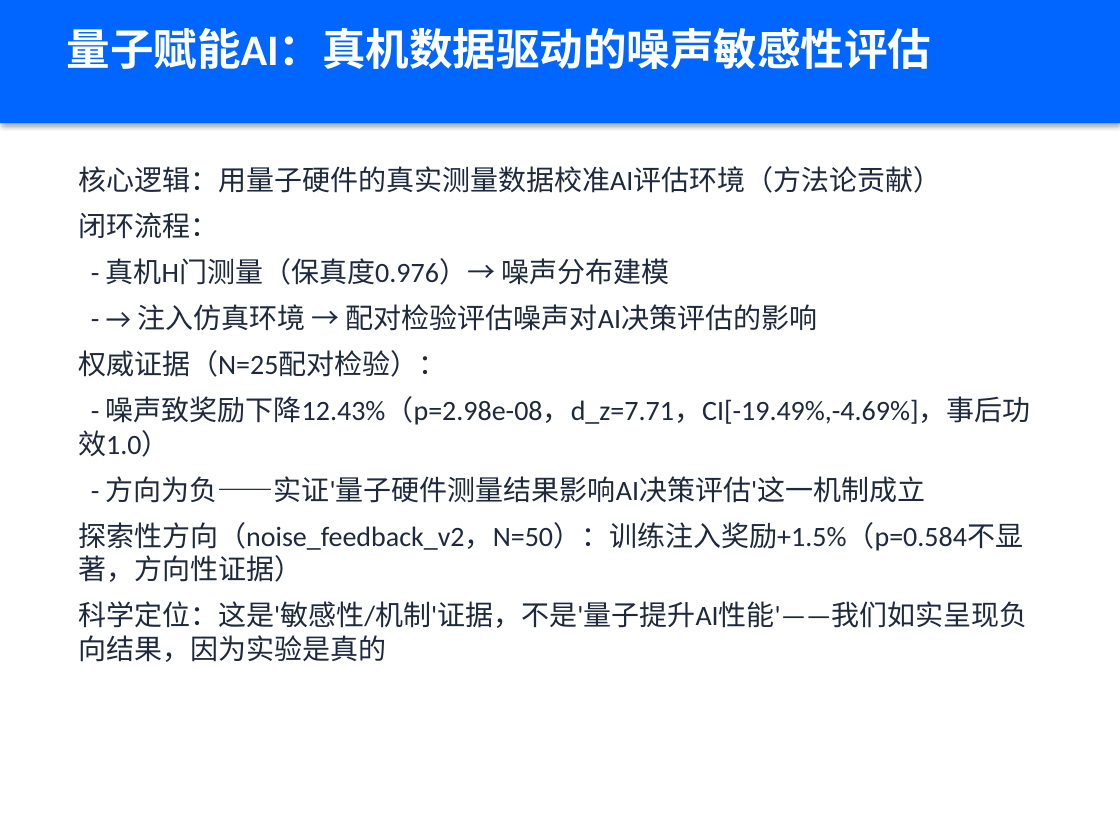
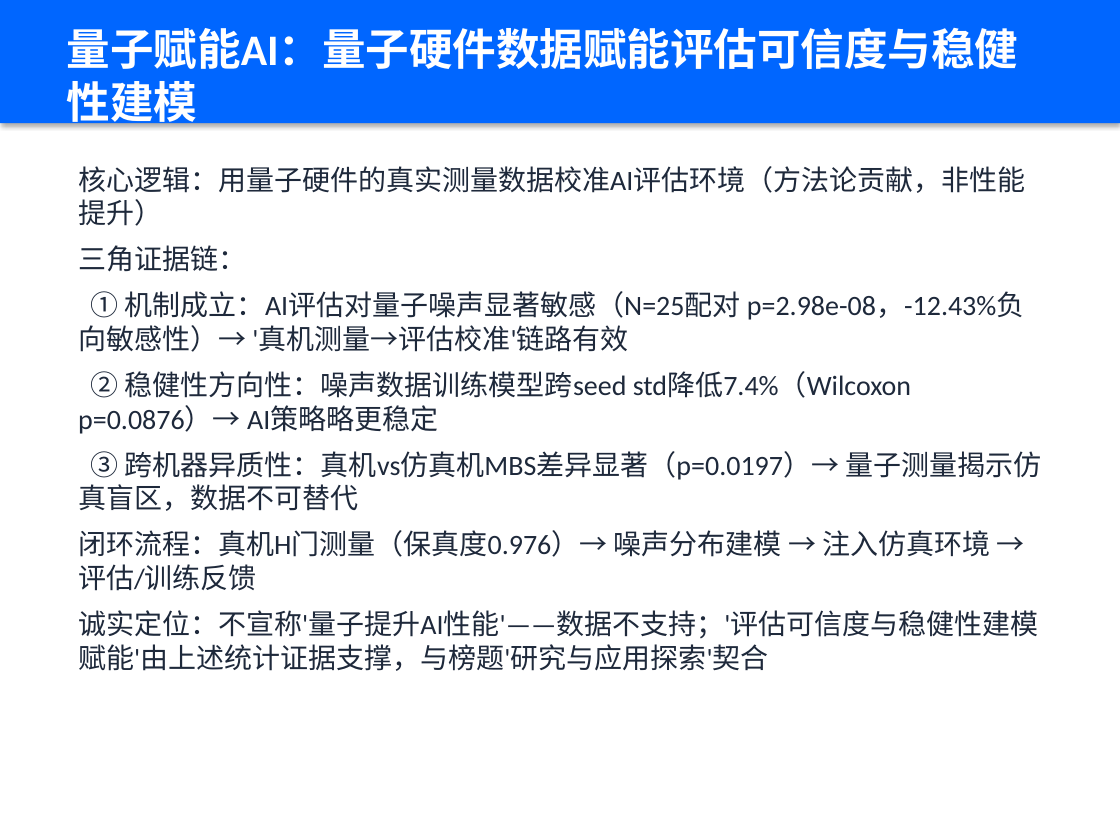
Before and after one commit to xiabai2008/quantum-rl-scheduler, a slide deck: slide 8 of deliverable_models/答辩PPT.pptx. Drawn at 1120x840 pixels with LibreOffice and Linux fonts; fonts in the diff are those of the drawing. Boxes give left, top, right and bottom in pixels: in the first picture for what was removed or moved away, otherwise in the second. Text is boxed around its words. In the diff, an @@ line names an element or a change of style, - is before the commit and + after.

Commit message:
feat: 量子→AI论证重构 - 三角证据链(机制p=2.98e-08/稳健性std-7.4%p=0.0876/跨机器p=0.0197)定位评估可信度赋能 + 噪声训练稳定性报告

```diff
--- a/deliverable_models/答辩PPT.pptx
+++ b/deliverable_models/答辩PPT.pptx
@@ text at box(67, 28, 1018, 129): text changed @@
-量子赋能AI：真机数据驱动的噪声敏感性评估
+量子赋能AI：量子硬件数据赋能评估可信度与稳健性建模
@@ text at box(78, 166, 1041, 671): text changed @@
-核心逻辑：用量子硬件的真实测量数据校准AI评估环境（方法论贡献）
-闭环流程：
-- 真机H门测量（保真度0.976）→ 噪声分布建模
-- → 注入仿真环境 → 配对检验评估噪声对AI决策评估的影响
-权威证据（N=25配对检验）：
-- 噪声致奖励下降12.43%（p=2.98e-08，d_z=7.71，CI[-19.49%,-4.69%]，事后功效1.0）
-- 方向为负——实证'量子硬件测量结果影响AI决策评估'这一机制成立
-探索性方向（noise_feedback_v2，N=50）：训练注入奖励+1.5%（p=0.584不显著，方向性证据）
-科学定位：这是'敏感性/机制'证据，不是'量子提升AI性能'——我们如实呈现负向结果，因为实验是真的
+核心逻辑：用量子硬件的真实测量数据校准AI评估环境（方法论贡献，非性能提升）
+三角证据链：
+① 机制成立：AI评估对量子噪声显著敏感（N=25配对 p=2.98e-08，-12.43%负向敏感性）→ '真机测量→评估校准'链路有效
+② 稳健性方向性：噪声数据训练模型跨seed std降低7.4%（Wilcoxon p=0.0876）→ AI策略略更稳定
+③ 跨机器异质性：真机vs仿真机MBS差异显著（p=0.0197）→ 量子测量揭示仿真盲区，数据不可替代
+闭环流程：真机H门测量（保真度0.976）→ 噪声分布建模 → 注入仿真环境 → 评估/训练反馈
+诚实定位：不宣称'量子提升AI性能'——数据不支持；'评估可信度与稳健性建模赋能'由上述统计证据支撑，与榜题'研究与应用探索'契合
```
Also in this commit, not shown: 8 other files.
